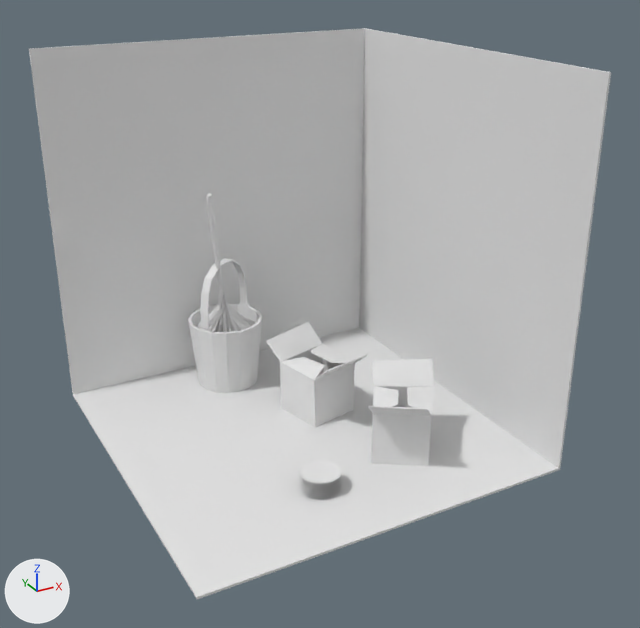
An edit to the Blender file House builder/Assets/Models/Rooms/Storage_Level2_Room.blend, drawn before and after from the same camera.
Both versions are drawn from a 50 mm lens placed at (-3.92, -7.64, 5.16), pointed at (0.11, -0.3, 1.49). The lights are fixed; the arrows at lower left show +X, +Y and +Z.
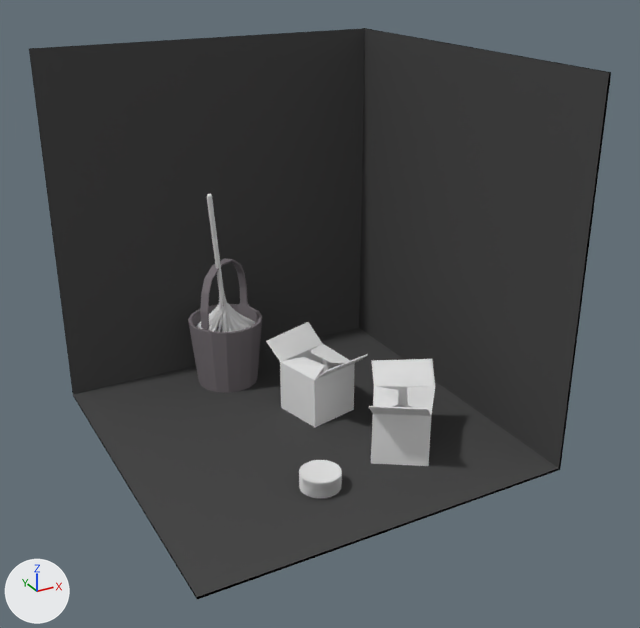
Location of each change, (x1, y1, x2, y2) in pixels of the pictures (640 x 628 px):
'Room_Bordered', surface changed (grey to black)
    both: (29, 28, 611, 599)
'Part_Bucket.001', recoloured
    both: (188, 258, 262, 393)

What changed in the scene script:
```text
Add img_bucket_texture:
    img_bucket_texture = load_image('Bucket_texture', '../Textures/Bucket_texture.png', 1024, 1024, 'sRGB')
Add img_storage_texture_png:
    img_storage_texture_png = load_image('Storage_texture.png', '../Textures/Storage_texture.png', 1024, 1024, 'sRGB')
Change mat_material_room:
    remove mat_material_room.base_color = (0.8, 0.8, 0.8)  # white #e7e7e7
    add mat_material_room.texture = img_storage_texture_png
Add mat_plankton_material:
    mat_plankton_material = diffuse_material('Plankton_material')
    mat_plankton_material.texture = img_bucket_texture
Change me_cylinder_000:
    where me_cylinder_000.from_pydata(...)  # 124 vertices, 109 faces; spans x -1.22..1.22, y -1.22..1.22, z -1.0..1.57
    add me_cylinder_000.materials.append(mat_plankton_material)  # picture img_bucket_texture
```
